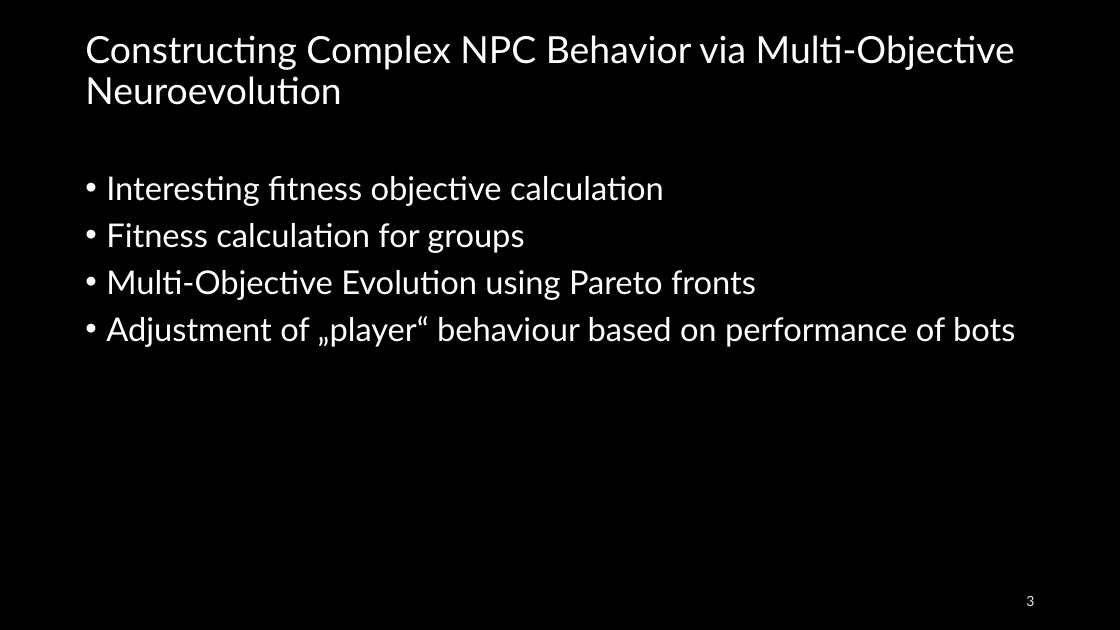
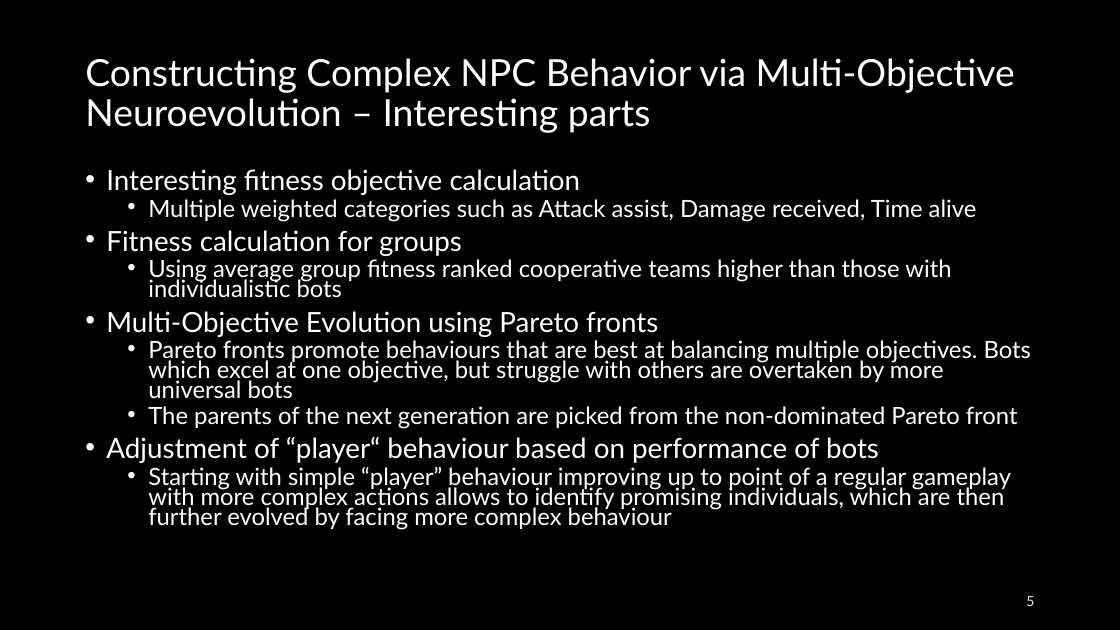
Before and after one commit to Raamxie/BGEN, a slide deck: slide 5 of Automatic generation of enemies in a survival computer.pptx (slide 3 before the commit). Drawn at 1120x630 pixels with LibreOffice and Linux fonts; fonts in the diff are those of the drawing. Boxes give left, top, right and bottom in pixels: in the first picture for what was removed or moved away, otherwise in the second. Text is boxed around its words. In the diff, an @@ line names an element or a change of style, - is before the commit and + after.

```diff
--- a/Automatic generation of enemies in a survival computer.pptx
+++ b/Automatic generation of enemies in a survival computer.pptx
@@ title at (85, 58, 1015, 133): text changed @@
-Constructing Complex NPC Behavior via Multi-Objective Neuroevolution
+Constructing Complex NPC Behavior via Multi-Objective Neuroevolution – Interesting parts
@@ text at (106, 169, 658, 337): size 28 to 23.8 pt in "Interesting fitness objective calculation", "Fitness calculation for groups", "Multi-Objective Evolution using Pareto fronts"; line spacing 0.9 to 0.7 @@
@@ text at (148, 199, 977, 222): paragraph added @@
+  • Multiple weighted categories such as Attack assist, Damage received, Time alive
@@ text at (148, 259, 951, 298): paragraph added @@
+  • Using average group fitness ranked cooperative teams higher than those with individualistic bots
@@ text at (106, 340, 1031, 530): text changed; size 28 to 20.4 pt @@
-• Adjustment of „player“ behaviour based on performance of bots
+  • Pareto fronts promote behaviours that are best at balancing multiple objectives. Bots which excel at one objective, but struggle with others are overtaken by more universal bots
+  • The parents of the next generation are picked from the non-dominated Pareto front
+• Adjustment of “player“ behaviour based on performance of bots
+  • Starting with simple “player” behaviour improving up to point of a regular gameplay with more complex actions allows to identify promising individuals, which are then further evolved by facing more complex behaviour
@@ page number at (1026, 596, 1034, 606): text changed @@
-3
+5
```
Also in this commit, not shown: 5 other slides changed, 6 slides added, 1 slide removed, 9 other files.
